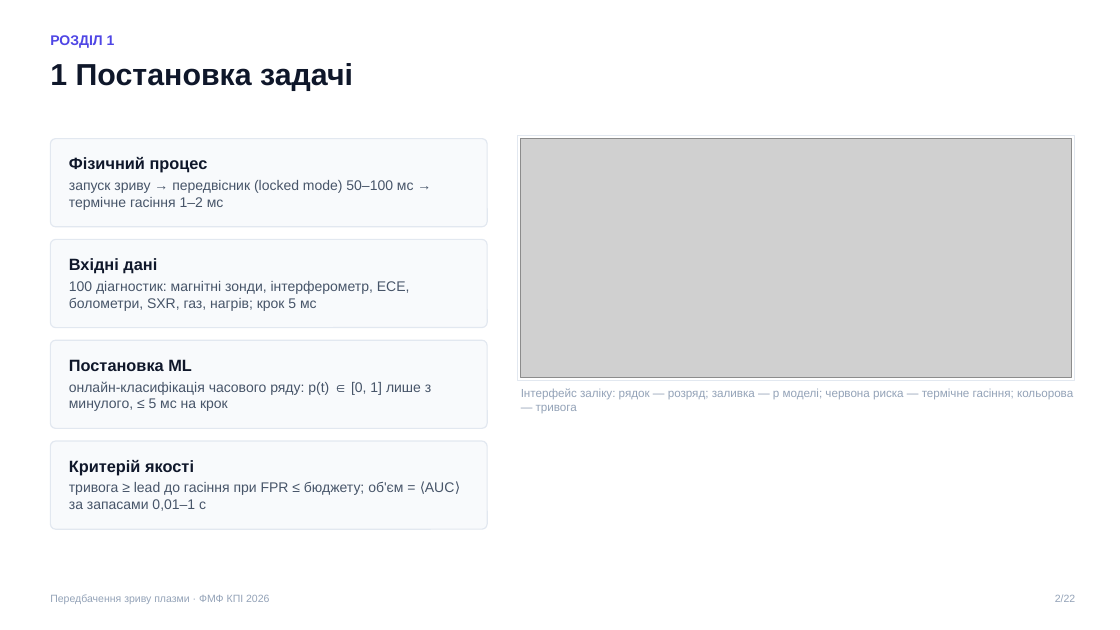
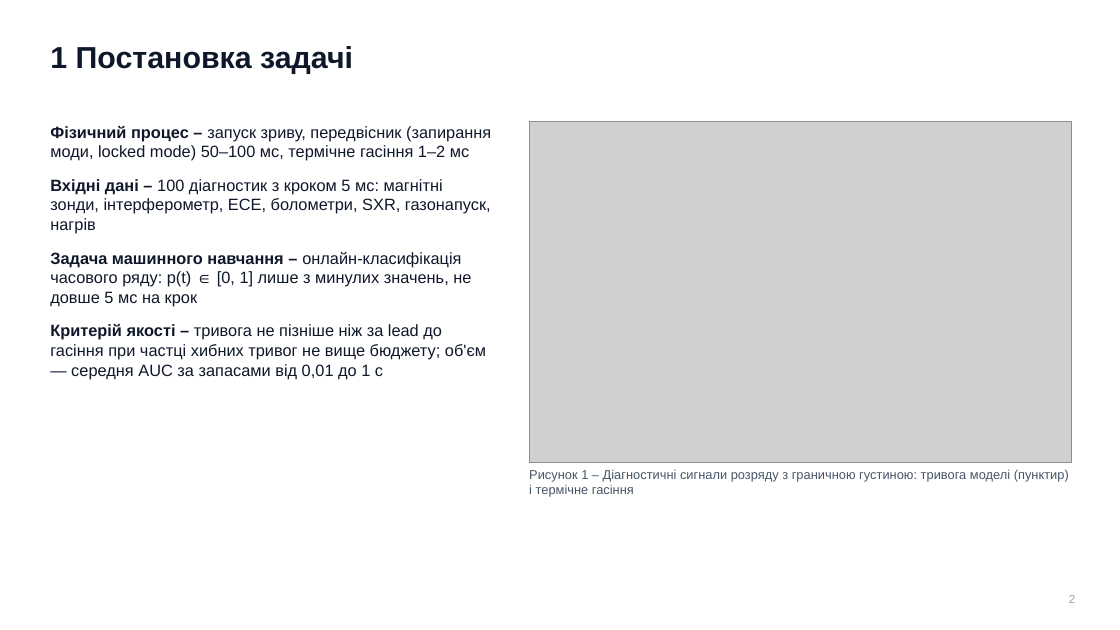
Before and after one commit to llllenah/plasma-disruption-prediction, a slide deck: slide 2 of docs/presentation.pptx. Drawn at 1120x630 pixels with LibreOffice and Linux fonts; fonts in the diff are those of the drawing; grey boxes stand for pictures. Boxes give left, top, right and bottom in pixels: in the first picture for what was removed or moved away, otherwise in the second. Text is boxed around its words. In the diff, an @@ line names an element or a change of style, - is before the commit and + after.

Commit message:
Presentation v4: academic layout, numbered figures and tables (DSTU 3008), diagnostic signals figure

```diff
--- a/docs/presentation.pptx
+++ b/docs/presentation.pptx
@@ text "1 Постановка задачі": place and size @@
-text "1 Постановка задачі" at [50,63,353,91]
+text "1 Постановка задачі" at [50,46,353,74]
@@ text removed at [50,35,115,48] @@
-РОЗДІЛ 1
@@ rounded rectangle removed at [50,139,487,227] @@
@@ text added at [50,126,491,379], 14 pt, text #0F172A @@
+Фізичний процес – запуск зриву, передвісник (запирання моди, locked mode) 50–100 мс, термічне гасіння 1–2 мс
+Вхідні дані – 100 діагностик з кроком 5 мс: магнітні зонди, інтерферометр, ECE, болометри, SXR, газонапуск, нагрів
+Задача машинного навчання – онлайн-класифікація часового ряду: p(t) ∈ [0, 1] лише з минулих значень, не довше 5 мс на крок
+Критерій якості – тривога не пізніше ніж за lead до гасіння при частці хибних тривог не вище бюджету; об'єм — середня AUC за запасами від 0,01 до 1 с
@@ rectangle removed at [518,135,1075,381] @@
@@ picture: place and size @@
-picture at [521,139,1071,377]
+picture at [529,122,1071,462]
@@ text removed at [69,157,414,210] @@
-Фізичний процес
-запуск зриву → передвісник (locked mode) 50–100 мс → термічне гасіння 1–2 мс
@@ rounded rectangle removed at [50,239,487,328] @@
@@ text removed at [69,258,410,311] @@
-Вхідні дані
-100 діагностик: магнітні зонди, інтерферометр, ECE, болометри, SXR, газ, нагрів; крок 5 мс
@@ rounded rectangle removed at [50,340,487,429] @@
@@ text removed at [69,359,431,411] @@
-Постановка ML
-онлайн-класифікація часового ряду: p(t) ∈ [0, 1] лише з минулого, ≤ 5 мс на крок
@@ text removed at [521,388,1073,413] @@
-Інтерфейс заліку: рядок — розряд; заливка — p моделі; червона риска — термічне гасіння; кольорова — тривога
@@ rounded rectangle removed at [50,441,487,529] @@
@@ text removed at [69,460,455,511] @@
-Критерій якості
-тривога ≥ lead до гасіння при FPR ≤ бюджету; об'єм = ⟨AUC⟩ за запасами 0,01–1 с
@@ text added at [529,469,1069,497], 11 pt, text #475569 @@
+Рисунок 1 – Діагностичні сигнали розряду з граничною густиною: тривога моделі (пунктир) і термічне гасіння
@@ text removed at [50,594,269,604] @@
-Передбачення зриву плазми · ФМФ КПІ 2026
@@ text at [1069,595,1075,603]: text changed; size 9 to 10 pt @@
-2/22
+2
```
Also in this commit, not shown: 19 other slides changed, 2 slides added, 2 slides removed, 5 other files.
